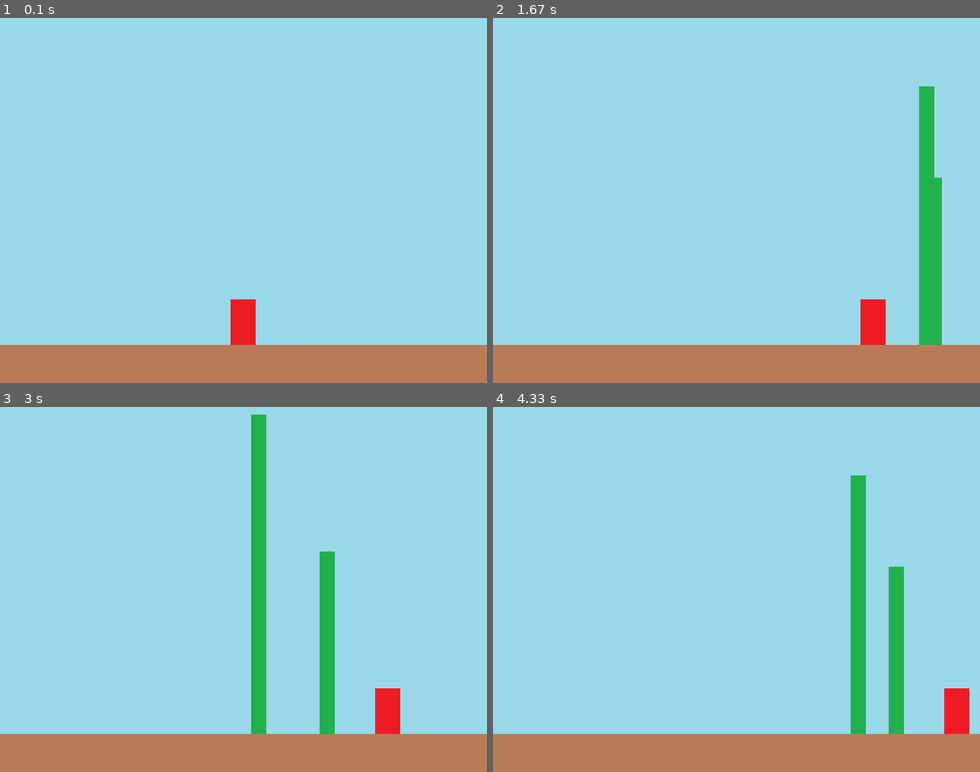
Above: before the commit, frames 1-4 (two rows, left to right).
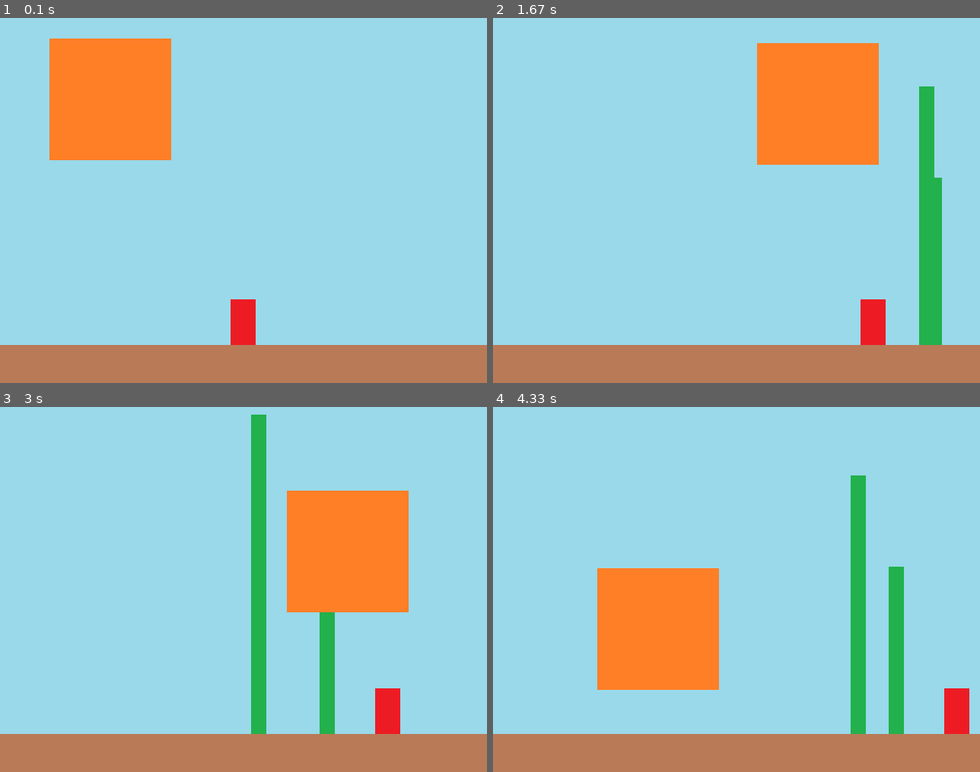
Above: after the commit, the same moments.

Repository: kyle456/pang-game
Game: pygame game, started from pygame_project/3_ball_movement.py
Same seed, same stepped clock (60 frames per second), same inputs: the game is played once before the commit and once after it.
Inputs:
- Up to frame 1 (0.1 s): no input
- Up to frame 2 (1.67 s): hold Right 0.33-0.8 s; hold Right 0.83-1.3 s; tap Space at 0.9, 1.2, 1.4 s; hold Left from 1.33 s (still down)
- Up to frame 3 (3 s): tap Space at 1.7, 1.97, 2.27, 2.4, 2.7 s; release Left at 1.87 s; hold Left 1.9-2.3 s; hold Right 2.33-2.97 s
- Up to frame 4 (4.33 s): hold Left 3-3.47 s; tap Space at 3.07, 3.37, 3.57, 3.87, 4.07 s; hold Right 3.5-3.97 s; hold Right from 4 s (still down)

The runs differ from the first frame. In frame 1, 8.3% of the frame differs, in the area x 10-36%, y 5-39%; in frame 2, 8.3%; in frame 3, 8.3%; in frame 4, 8.3%.

Commit message:
Feat: ball movements

Diff:
--- a/pygame_project/3_ball_movement.py
+++ b/pygame_project/3_ball_movement.py
@@ -54,12 +54,12 @@
 # 일단 가장 큰 공(balloon 1)에 대한 정보를 딕셔너리 원소로 초기화
 balls = [
     {
-        "pos_x": 50, # 공의 x 좌표
-        "pos_y" : 50, # 공의 y 좌표
-        "image_index" : 0, # balloon 번호
-        "to_x": 3, # 공의 x축 이동
-        "to_y": -6, # 공의 y축 이동
-        "init_speed_y": ball_speed_y[0] # y축 이동 최초 속도
+        "pos_x": 50,  # 공의 x 좌표
+        "pos_y": 50,  # 공의 y 좌표
+        "image_index": 0,  # balloon 번호
+        "to_x": 3,  # 공의 x축 이동
+        "to_y": -6,  # 공의 y축 이동
+        "init_speed_y": ball_speed_y[0],  # y축 이동 최초 속도
     }
 ]
 
@@ -104,6 +104,26 @@
         if weapon_y_pos > 0
     ]
 
+    for index, ball in enumerate(balls):
+        ball_pos_x = ball["pos_x"]
+        ball_pos_y = ball["pos_y"]
+        ball_image_index = ball["image_index"]
+
+        ball_size = ball_images[ball_image_index].get_rect().size
+        ball_width = ball_size[0]
+        ball_height = ball_size[1]
+
+        # 공이 벽과 바닥에 닿으면 방향을 반대로 전환
+        if ball_pos_x < 0 or ball_pos_x > screen_width - ball_width:
+            ball["to_x"] *= -1
+        if ball_pos_y >= screen_height - stage_height - ball_height:
+            ball["to_y"] = ball["init_speed_y"]
+        else:
+            ball["to_y"] += 0.5  # 위로 진행할 때는 속도를 줄이고, 아래로 진행할 때는 속도를 늘림 (포물선 효과)
+
+        ball["pos_x"] += ball["to_x"]
+        ball["pos_y"] += ball["to_y"]
+
     # 4. 충돌 처리
 
     # 5. 화면에 그리기 (작성 순서에 따라 우선 순위 바뀜)
@@ -112,6 +132,12 @@
     for weapon_x_pos, weapon_y_pos in weapons:
         screen.blit(weapon, (weapon_x_pos, weapon_y_pos))
 
+    for index, ball in enumerate(balls):
+        ball_pos_x = ball["pos_x"]
+        ball_pos_y = ball["pos_y"]
+        ball_image_index = ball["image_index"]
+        screen.blit(ball_images[ball_image_index], (ball_pos_x, ball_pos_y))
+
     screen.blit(stage, (0, screen_height - stage_height))
     screen.blit(character, (character_x_pos, character_y_pos))
 
